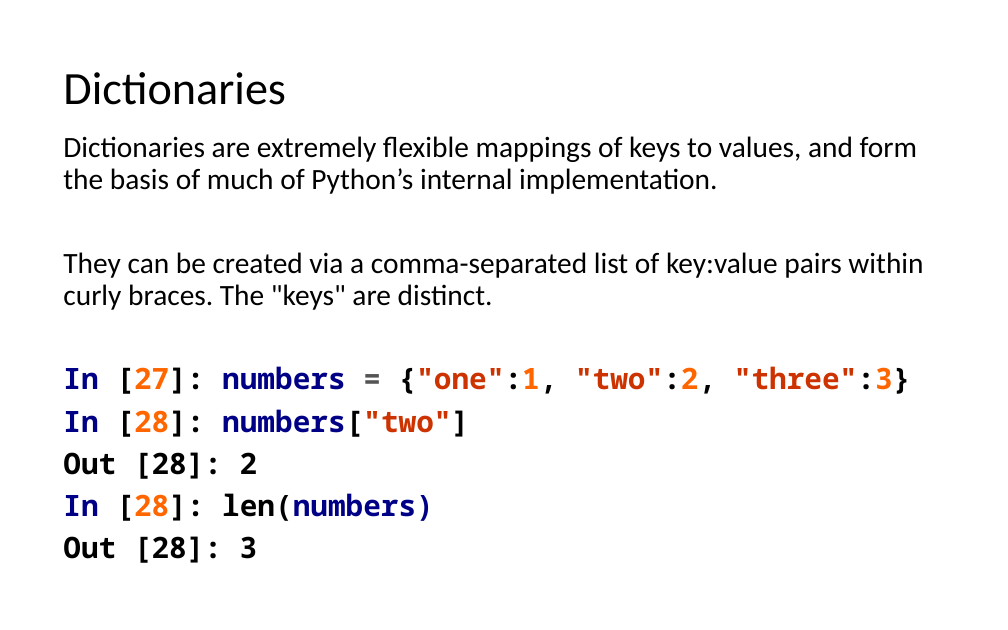
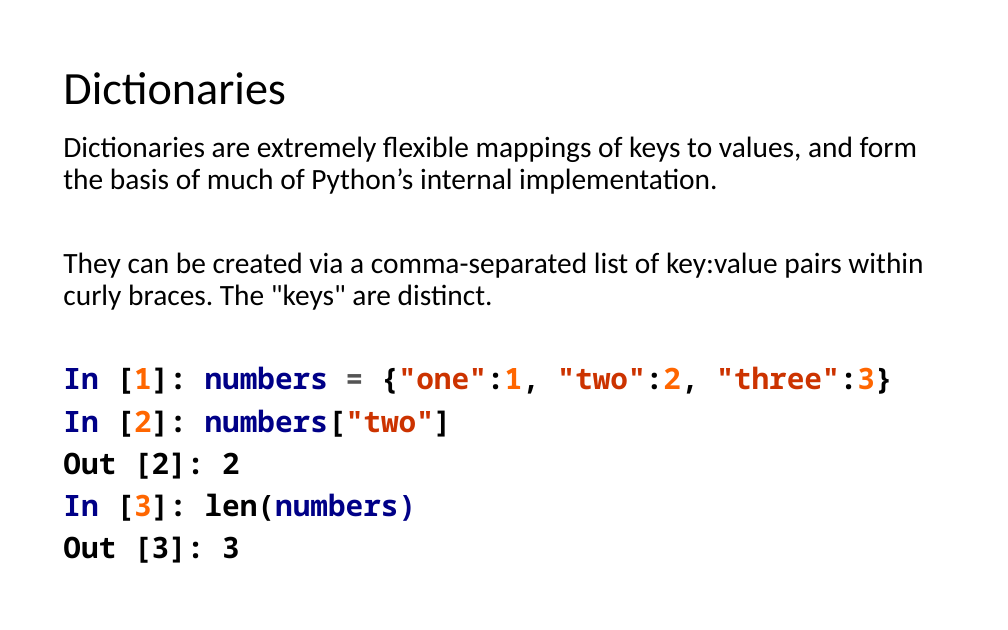
Before and after one commit to LongBaoNguyen/longbaonguyen.github.io, a slide deck: slide 18 of courses/apcsp/lect7.pptx (slide 17 before the commit). Drawn at 1008x630 pixels with LibreOffice and Linux fonts; fonts in the diff are those of the drawing. Boxes give left, top, right and bottom in pixels: in the first picture for what was removed or moved away, otherwise in the second. Text is boxed around its words. In the diff, an @@ line names an element or a change of style, - is before the commit and + after.

```diff
--- a/courses/apcsp/lect7.pptx
+++ b/courses/apcsp/lect7.pptx
@@ text at [63,366,892,563]: text changed @@
-In [27]: numbers = {"one":1, "two":2, "three":3}
-In [28]: numbers["two"]
-Out [28]: 2
-In [28]: len(numbers)
-Out [28]: 3
+In [1]: numbers = {"one":1, "two":2, "three":3}
+In [2]: numbers["two"]
+Out [2]: 2
+In [3]: len(numbers)
+Out [3]: 3
```
Also in this commit, not shown: 20 other slides changed, 1 slide added, 2 other files.
